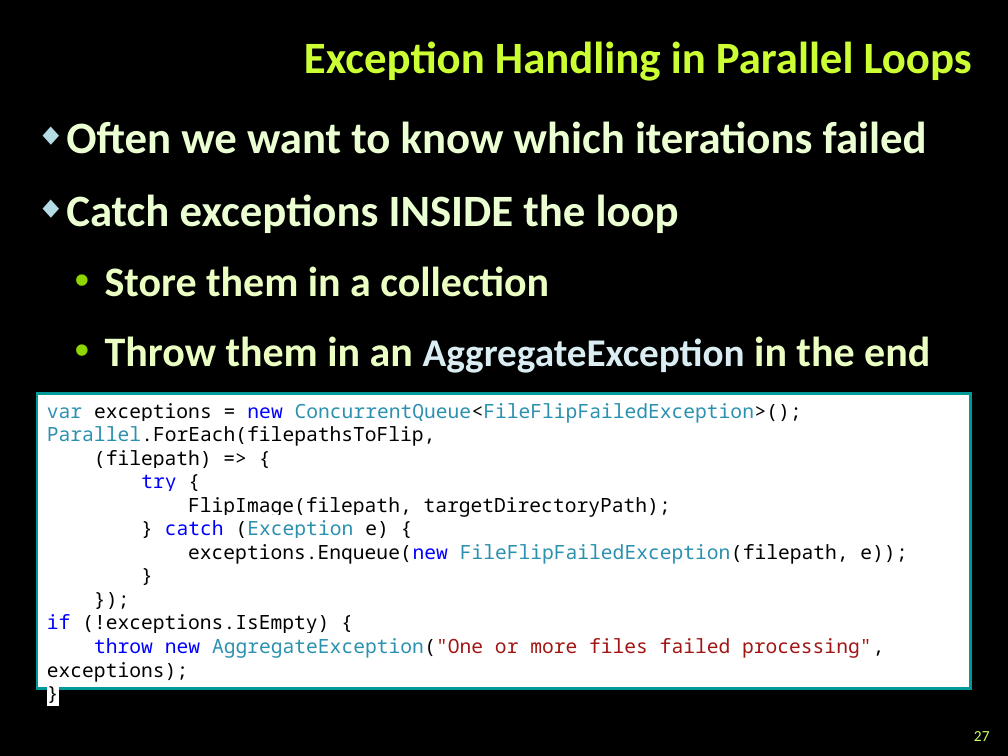
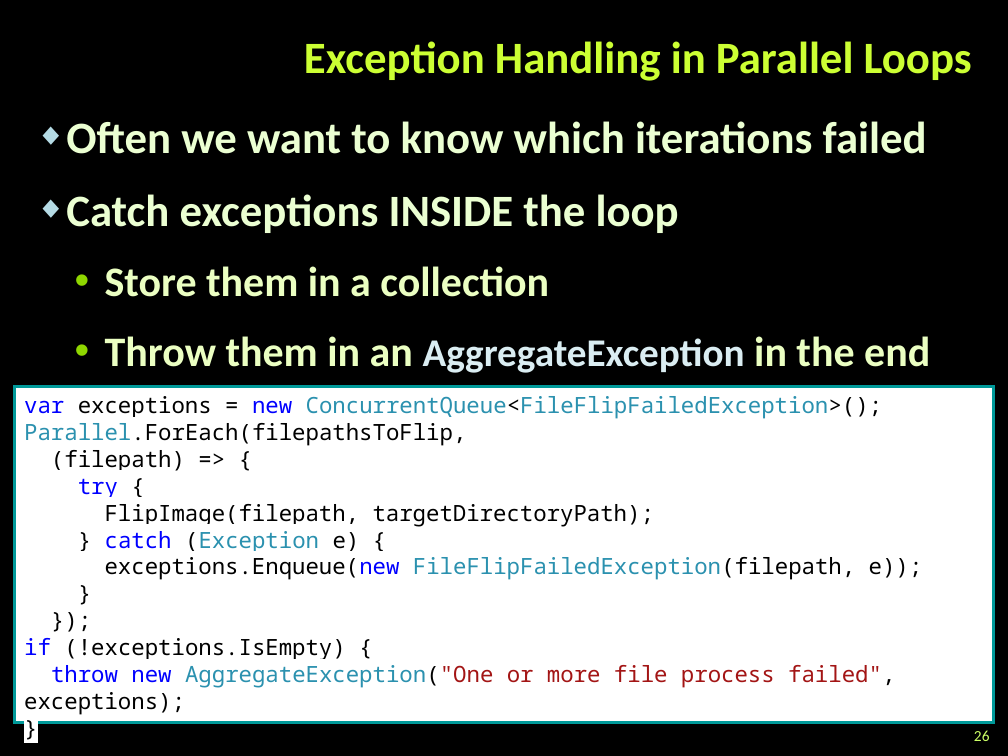
Before and after one commit to TelerikAcademy/Windows-Applications, a slide deck: slide 26 of 14. Asynchronous-Programming-in-CSharp/Asynchronous Programming in CSharp.pptx (slide 27 before the commit). Drawn at 1008x756 pixels with LibreOffice and Linux fonts; fonts in the diff are those of the drawing; background and template pictures are left out. Boxes give left, top, right and bottom in pixels: in the first picture for what was removed or moved away, otherwise in the second. Text is boxed around its words. In the diff, an @@ line names an element or a change of style, - is before the commit and + after.

```diff
--- a/14. Asynchronous-Programming-in-CSharp/Asynchronous Programming in CSharp.pptx
+++ b/14. Asynchronous-Programming-in-CSharp/Asynchronous Programming in CSharp.pptx
@@ rectangle "var exceptions = new ConcurrentQueue<FileFlipFailedException ...": place and size @@
-rectangle "var exceptions = new ConcurrentQueue<FileFlipFailedException ..." at box(37, 394, 972, 689)
+rectangle "var exceptions = new ConcurrentQueue<FileFlipFailedException ..." at box(14, 386, 994, 722)
@@ text in rectangle at box(24, 396, 923, 659): size 14 to 16 pt in "var exceptions = new ConcurrentQueue<FileFlipFailedException ...", "Parallel.ForEach(filepathsToFlip,", "(filepath) => {", "try {" and 7 more places; text colour #2B91AF to #0000FF in "var" @@
@@ text in rectangle at box(24, 665, 895, 714): text changed; size 14 to 16 pt @@
-throw new AggregateException("One or more files failed processing", exceptions);
+throw new AggregateException("One or more file process failed", exceptions);
@@ page number at box(974, 730, 990, 741): text changed @@
-27
+26
```
Also in this commit, not shown: 34 other slides changed, 3 slides removed, 35 other files.
